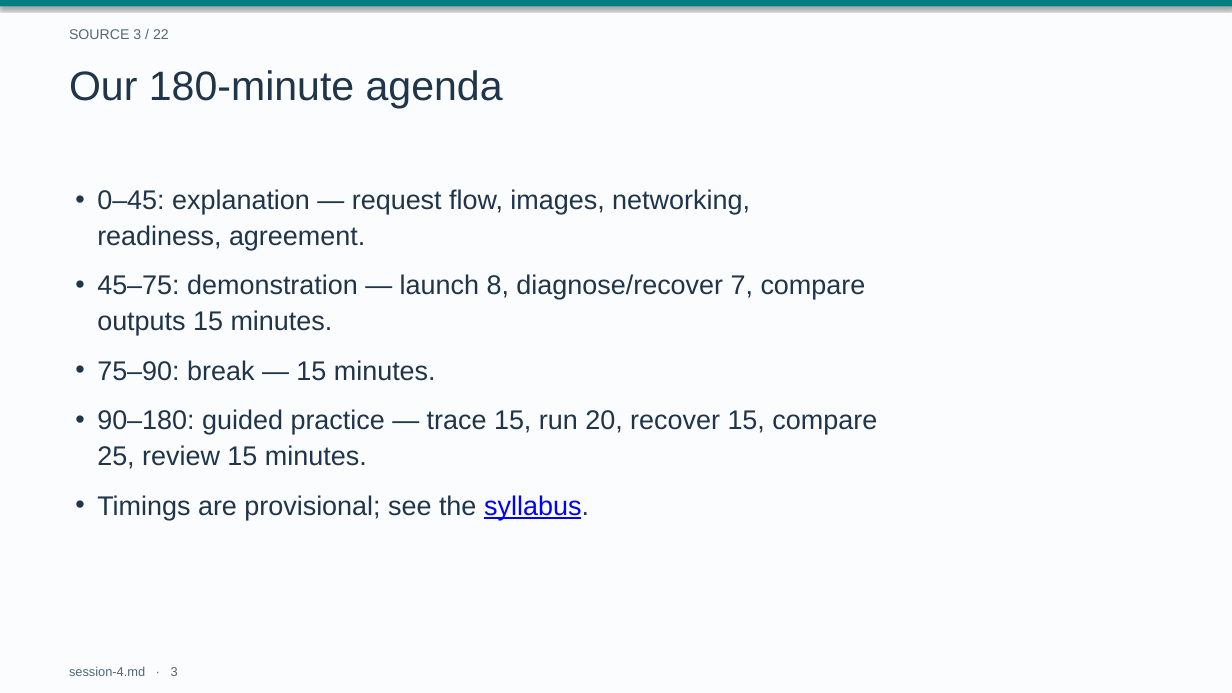
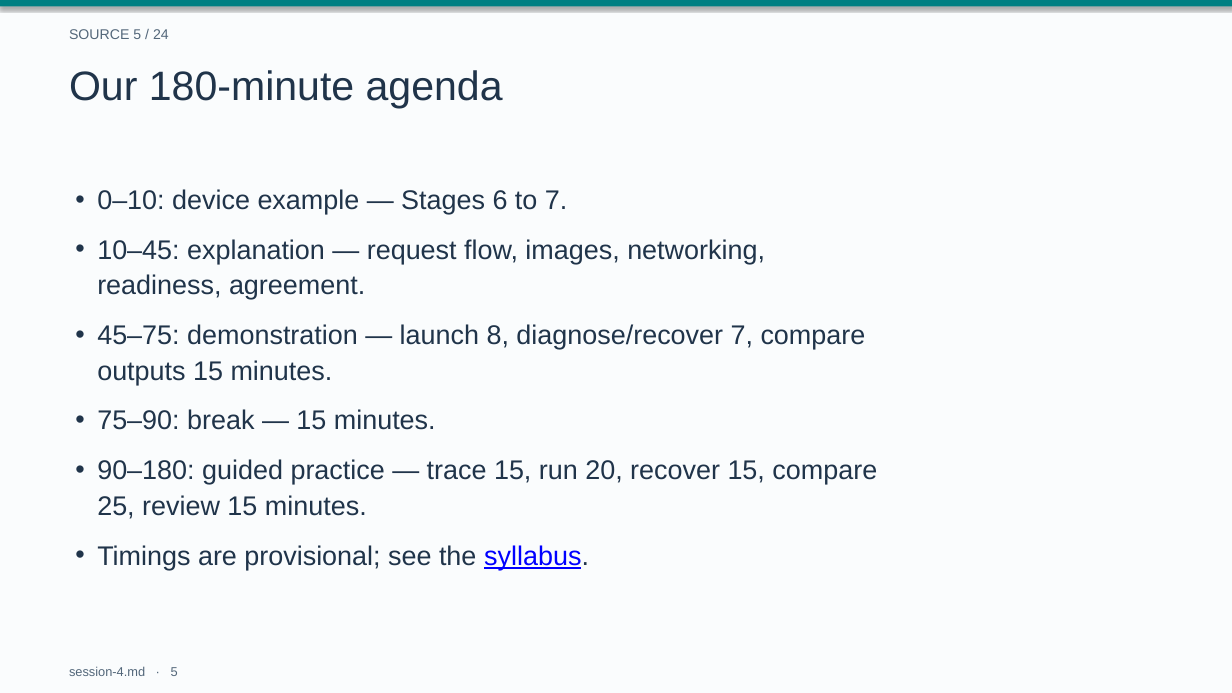
Before and after one commit to drweihungpan-lab/3R-teaching, a slide deck: slide 5 of materials/slides/session-4.pptx (slide 3 before the commit). Drawn at 1232x693 pixels with LibreOffice and Linux fonts; fonts in the diff are those of the drawing. Boxes give left, top, right and bottom in pixels: in the first picture for what was removed or moved away, otherwise in the second. Text is boxed around its words. In the diff, an @@ line names an element or a change of style, - is before the commit and + after.

```diff
--- a/materials/slides/session-4.pptx
+++ b/materials/slides/session-4.pptx
@@ text at (69, 29, 169, 39): text changed @@
-SOURCE 3 / 22
+SOURCE 5 / 24
@@ text added at (97, 189, 567, 214), 21 pt, text #20344A @@
+• 0–10: device example — Stages 6 to 7.
@@ text at (97, 239, 765, 300): text changed @@
-• 0–45: explanation — request flow, images, networking,
-  readiness, agreement.
+• 10–45: explanation — request flow, images, networking,
+  readiness, agreement.
@@ 4 texts: place and size @@
-4 texts at (97, 274, 877, 520)
+4 texts at (97, 324, 877, 570)
@@ text at (69, 666, 178, 676): text changed @@
-session-4.md · 3
+session-4.md · 5
```
Also in this commit, not shown: 32 other slides changed, 2 slides added, 2 other files.
